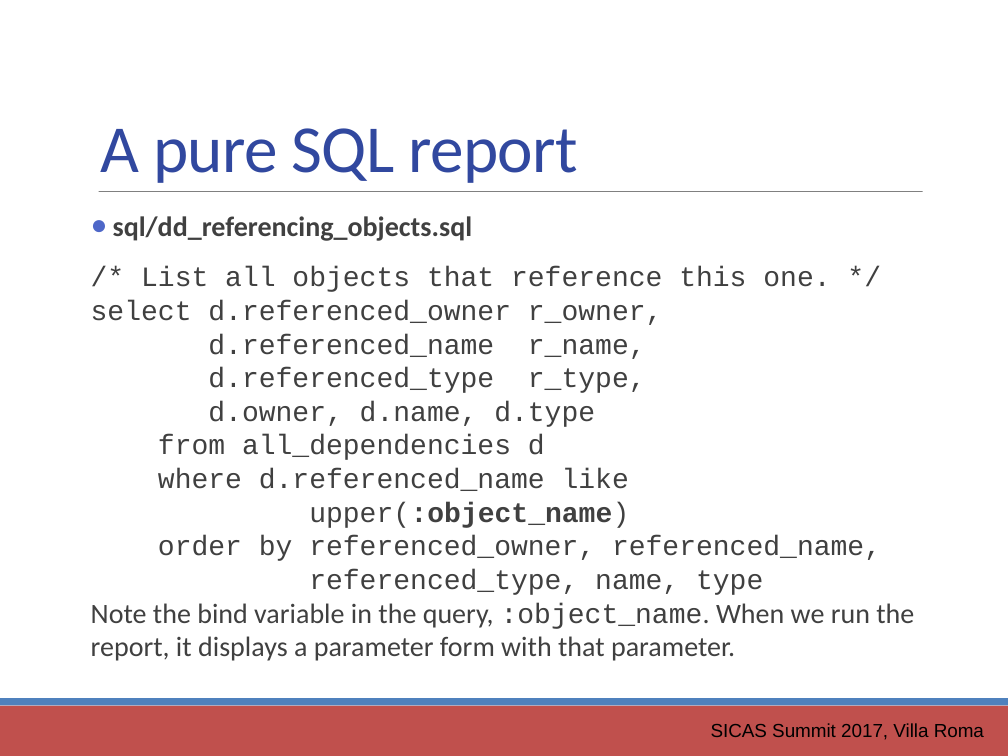
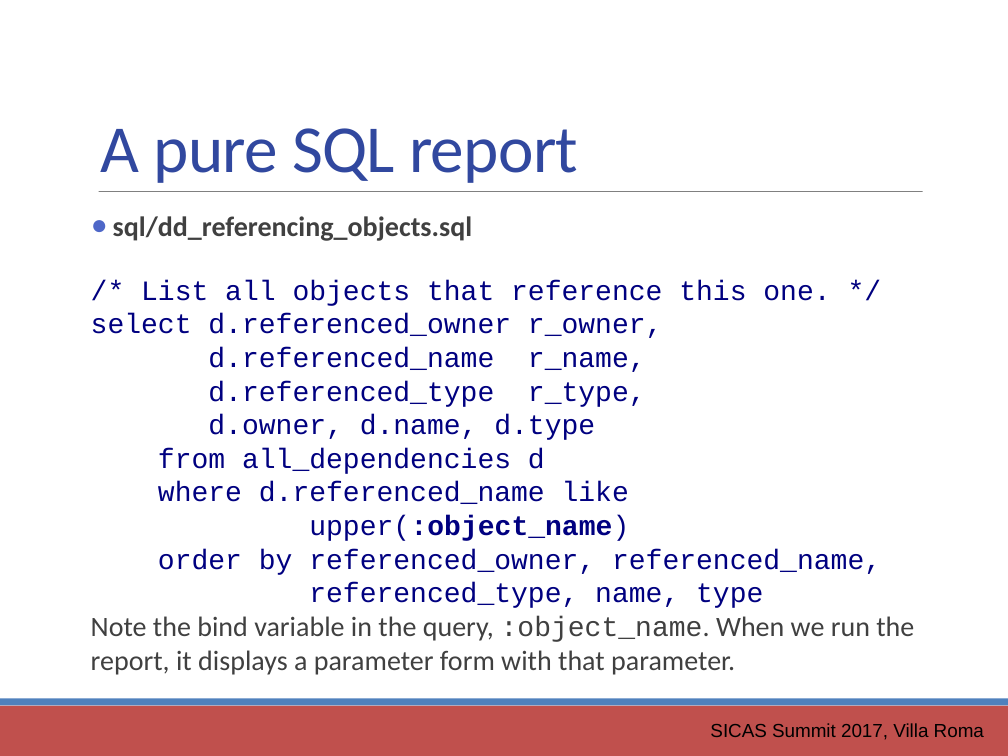
Before and after one commit to ewcole/simple_report, a slide deck: slide 12 of docs/SICAS_2017/Cole_Drop-In Reporting with Groovy.pptx. Drawn at 1008x756 pixels with LibreOffice and Linux fonts; fonts in the diff are those of the drawing. Boxes give left, top, right and bottom in pixels: in the first picture for what was removed or moved away, otherwise in the second. Text is boxed around its words. In the diff, an @@ line names an element or a change of style, - is before the commit and + after.

```diff
--- a/docs/SICAS_2017/Cole_Drop-In Reporting with Groovy.pptx
+++ b/docs/SICAS_2017/Cole_Drop-In Reporting with Groovy.pptx
@@ text at [91,280,881,608]: text colour #404040 to #000080 in "/* List all objects that reference this ...", "select d.referenced_owner r_owner,", "d.referenced_name r_name,", "d.referenced_type r_type," and 6 more places @@
```
Also in this commit, not shown: 2 other slides changed.
